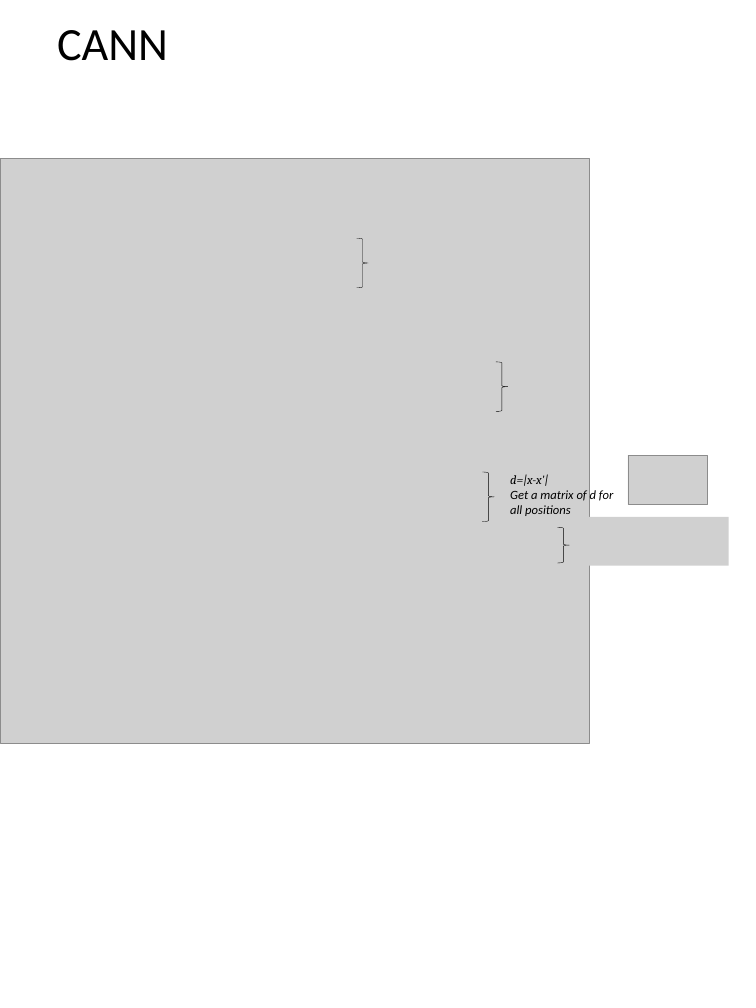
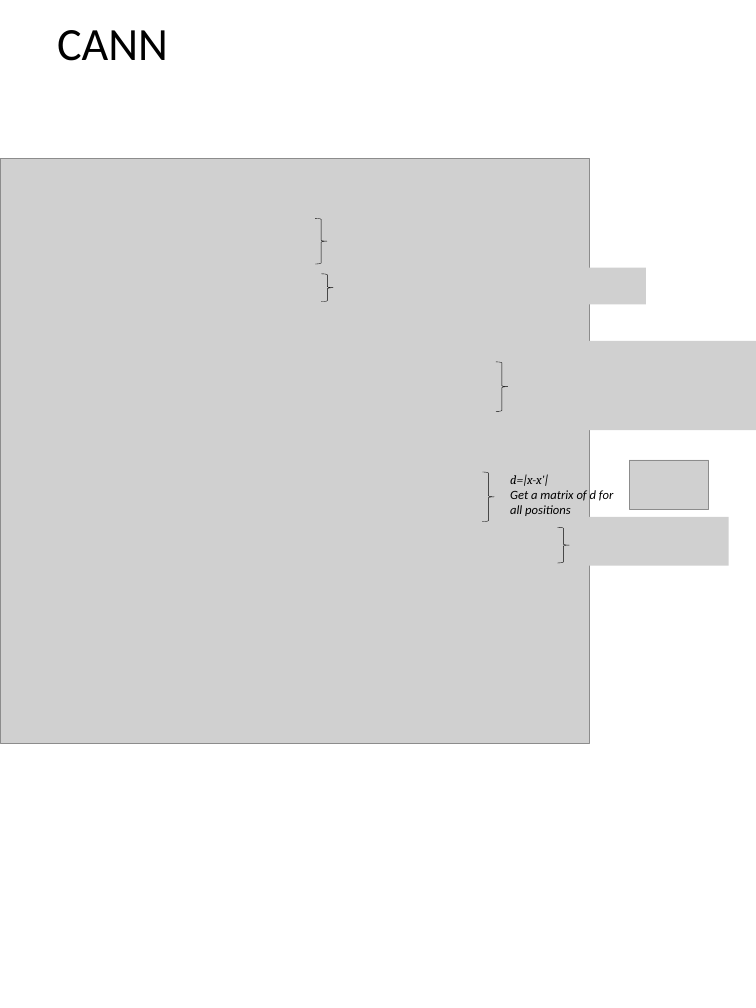
Before and after one commit to quanpeng0/BrainModels, a slide deck: slide 5 of docs/brainpy_handbook/ppt/rnns.pptx. Drawn at 756x1008 pixels with LibreOffice and Linux fonts; fonts in the diff are those of the drawing; grey boxes stand for pictures. Boxes give left, top, right and bottom in pixels: in the first picture for what was removed or moved away, otherwise in the second. Text is boxed around its words. In the diff, an @@ line names an element or a change of style, - is before the commit and + after.

```diff
--- a/docs/brainpy_handbook/ppt/rnns.pptx
+++ b/docs/brainpy_handbook/ppt/rnns.pptx
@@ right brace: place and size @@
-right brace at bbox=[357, 238, 369, 288]
+right brace at bbox=[315, 218, 327, 264]
@@ picture added at bbox=[336, 223, 482, 257] @@
@@ picture added at bbox=[340, 268, 646, 304] @@
@@ right brace added at bbox=[322, 274, 334, 301], outline #000000 0.5 pt @@
@@ picture added at bbox=[517, 341, 756, 430] @@
@@ picture: place and size @@
-picture at bbox=[628, 455, 708, 505]
+picture at bbox=[629, 460, 709, 509]
```
Also in this commit, not shown: 1 other slide changed, 1 slide added, 1 slide removed.
